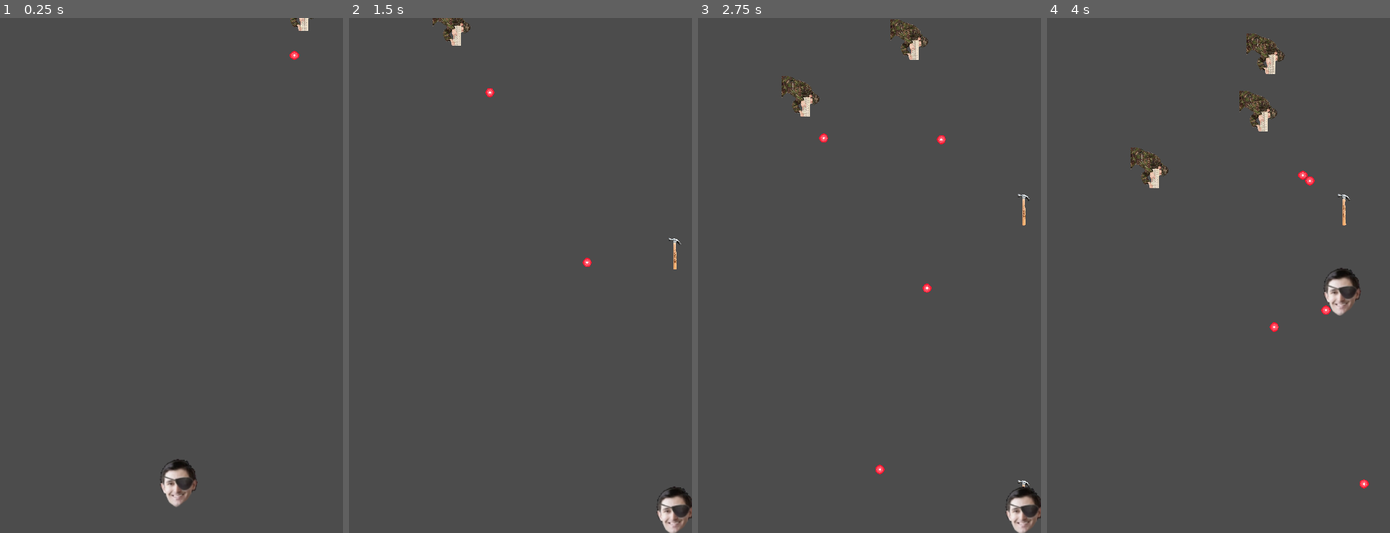
Above: before the commit, frames 1-4 (left to right).
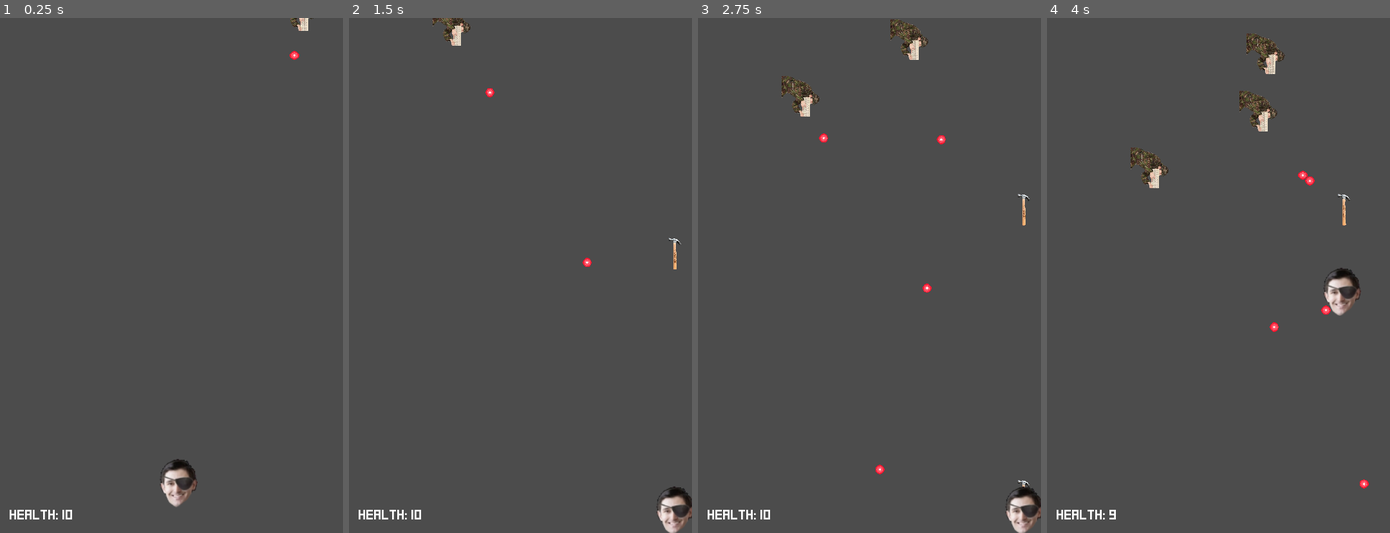
Above: after the commit, the same moments.

Repository: TheMinesAreShakin/AT-HOK
Game: Godot game, scene res://src/levels/Level01.tscn
The game is run twice, just before and just after one commit, with the same random seed, the same clock (stepped at 60 frames per second) and the same inputs.
Inputs:
- Up to frame 1 (0.25 s): no input
- Up to frame 2 (1.5 s): hold D (MoveRight) 0.53-1.28 s; hold Space (Shoot) 0.53-1.28 s; hold S (MoveDown) from 1.28 s (still down); tap Space (Shoot) at 1.35 s
- Up to frame 3 (2.75 s): release S (MoveDown) at 2.03 s; hold D (MoveRight) from 2.03 s (still down); hold Space (Shoot) from 2.03 s (still down)
- Up to frame 4 (4 s): release D (MoveRight) at 2.78 s; release Space (Shoot) at 2.78 s; hold W (MoveUp) 2.78-3.53 s; tap Space (Shoot) at 2.85 s; hold A (MoveLeft) from 3.53 s (still down); hold Space (Shoot) from 3.53 s (still down)

The runs differ from the first frame. In frame 1, 0.2% of the frame differs, in the area x 2-22%, y 95-98%; in frame 2, 0.2%; in frame 3, 0.2%; in frame 4, 0.2%.

Commit message:
Display and update health

Diff:
--- /dev/null
+++ b/assets/squarefont.tres
@@ -0,0 +1,7 @@
+[gd_resource type="DynamicFont" load_steps=2 format=2]
+
+[ext_resource path="res://assets/Square.ttf" type="DynamicFontData" id=1]
+
+[resource]
+size = 24
+font_data = ExtResource( 1 )
--- /dev/null
+++ b/assets/ui_theme.tres
@@ -0,0 +1,6 @@
+[gd_resource type="Theme" load_steps=2 format=2]
+
+[ext_resource path="res://assets/squarefont.tres" type="DynamicFont" id=1]
+
+[resource]
+default_font = ExtResource( 1 )
--- a/player_data.gd
+++ b/player_data.gd
@@ -1,12 +1,13 @@
 extends Node
 
-# defines custom signals that can be emitted using emit_signal("[signal name]")
-signal score_updated
-signal player_died
-signal player_lost_health
+"""I initially had the signals for update_score, player_death, and healt_update in here
+but I decided to move them to the nodes that will be doing those updates in the first
+place. This will also help fall into the 'signal up call down' best practice. Although
+whether that will count very much with an autoload I'm not quite sure since we can always
+expect the autoload to be there. but hey, loose coupling or some fancy software eng term like that"""
 
 var score: int = 0 setget set_score, get_score
-var health: int = 0 setget set_health, get_health
+var health: int = 10 setget set_health, get_health
 
 """I'm storing position here so it is easily accessible for the enemy class
 this is a non-standard way to do it but I think it is more readable than the
@@ -17,7 +18,6 @@
 
 func set_score(value: int) -> void:
 	score = value
-	emit_signal("score_updated")
 
 
 func get_score() -> int:
@@ -26,10 +26,6 @@
 
 func set_health(value: int) -> void:
 	health = value
-	emit_signal("player_lost_health")
-
-	if health <= 0:
-		emit_signal("player_died")
 
 
 func get_health() -> int:
--- a/src/entities/Player.gd
+++ b/src/entities/Player.gd
@@ -20,6 +20,9 @@
 # shot delay vars
 onready var timer: Node = $Timer
 export var shot_delay: float = 0.33
+
+# signal for player health changing
+signal health_updated
 
 func _process(delta: float) -> void:
 	# get player movement direction and set velocity
@@ -65,3 +68,8 @@
 
 		# add hammer as child of level
 		get_parent().add_child(new_hammer)
+
+
+func _on_Hitbox_body_entered(body: Node) -> void:
+	PlayerData.health -= 1
+	emit_signal("health_updated")
--- a/src/entities/Player.tscn
+++ b/src/entities/Player.tscn
@@ -34,3 +34,5 @@
 modulate = Color( 0.00784314, 0.231373, 1, 1 )
 position = Vector2( -1, -2 )
 shape = SubResource( 2 )
+
+[connection signal="body_entered" from="Hitbox" to="." method="_on_Hitbox_body_entered"]
--- a/src/entities/enemy.gd
+++ b/src/entities/enemy.gd
@@ -1,6 +1,6 @@
 extends KinematicBody2D
 
-
+export var set_fire = true
 export var velocity: int = 100
 export var fire_delay: float = 1.5
 var projectile: PackedScene = preload("res://src/objects/Projectile.tscn")
@@ -30,7 +30,7 @@
 
 
 func fire() -> void:
-	if $Timer.is_stopped():
+	if $Timer.is_stopped() and set_fire:
 		# instance projectile
 		var new_projectile: Node = projectile.instance()
 		# set projectile position to position of emitter
--- a/src/levels/Level01.tscn
+++ b/src/levels/Level01.tscn
@@ -1,7 +1,9 @@
-[gd_scene load_steps=3 format=2]
+[gd_scene load_steps=5 format=2]
 
 [ext_resource path="res://src/entities/Player.tscn" type="PackedScene" id=1]
 [ext_resource path="res://src/game_controllers/EnemySpawner.tscn" type="PackedScene" id=2]
+[ext_resource path="res://assets/ui_theme.tres" type="Theme" id=3]
+[ext_resource path="res://src/levels/health_label.gd" type="Script" id=4]
 
 [node name="Level01" type="Node2D"]
 
@@ -10,4 +12,21 @@
 
 [node name="CanvasLayer" type="CanvasLayer" parent="."]
 
+[node name="UI" type="Control" parent="CanvasLayer"]
+anchor_right = 1.0
+anchor_bottom = 1.0
+theme = ExtResource( 3 )
+
+[node name="HealthLabel" type="Label" parent="CanvasLayer/UI"]
+anchor_top = 1.0
+anchor_bottom = 1.0
+margin_left = 16.0
+margin_top = -44.0
+margin_right = 139.0
+margin_bottom = -18.0
+text = "Health: %d"
+script = ExtResource( 4 )
+
 [node name="EnemySpawner" parent="." instance=ExtResource( 2 )]
+
+[connection signal="health_updated" from="Player" to="CanvasLayer/UI/HealthLabel" method="_on_Player_health_updated"]
--- /dev/null
+++ b/src/levels/health_label.gd
@@ -0,0 +1,13 @@
+extends Label
+
+
+func _ready() -> void:
+	$".".text = get_health_text()
+
+
+func _on_Player_health_updated() -> void:
+	$".".text = get_health_text()
+
+
+func get_health_text() -> String:
+	return "Health: %d" % PlayerData.health
Binary file added: assets/Square.ttf
Binary file added: assets/SquareOutline.ttf
